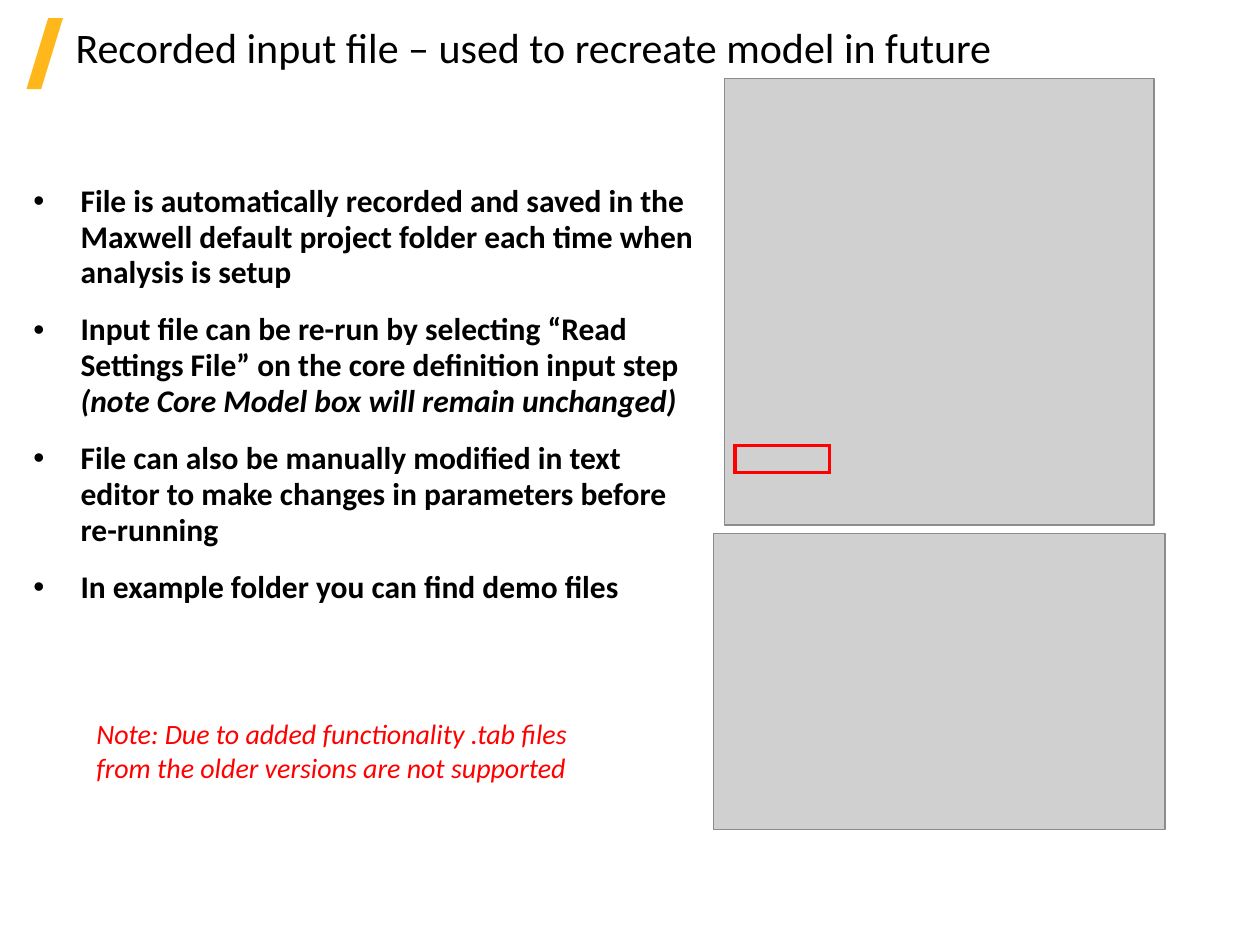
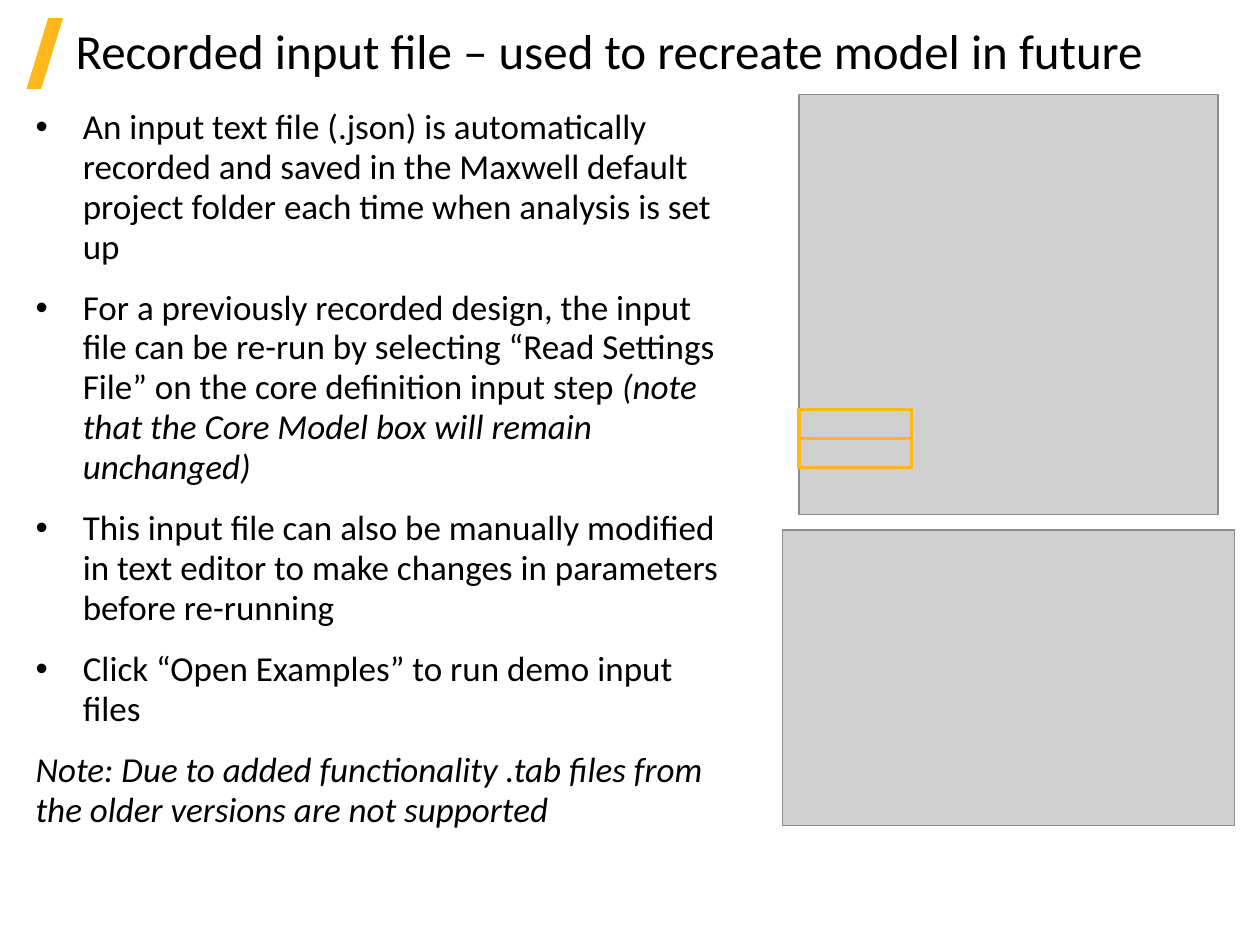
Before and after one commit to beliaev-maksim/ansys-electronic-transformer, a slide deck: slide 8 of help_source(internal)/ETK_2021R1.pptx (slide 10 before the commit). Drawn at 1260x945 pixels with LibreOffice and Linux fonts; fonts in the diff are those of the drawing; grey boxes stand for pictures; background and template pictures are left out. Boxes give left, top, right and bottom in pixels: in the first picture for what was removed or moved away, otherwise in the second. Text is boxed around its words. In the diff, an @@ line names an element or a change of style, - is before the commit and + after.

```diff
--- a/help_source(internal)/ETK_2021R1.pptx
+++ b/help_source(internal)/ETK_2021R1.pptx
@@ title "Recorded input file – used ..." at bbox=[76, 35, 1143, 77]: size 24 to 28 pt @@
@@ text at bbox=[36, 113, 718, 828]: text changed; size 18 to 20 pt; bold off @@
-• File is automatically recorded and saved in the Maxwell default project folder each time when analysis is setup
-• Input file can be re-run by selecting “Read Settings File” on the core definition input step (note Core Model box will remain unchanged)
-• File can also be manually modified in text editor to make changes in parameters before re-running
-• In example folder you can find demo files
+• An input text file (.json) is automatically recorded and saved in the Maxwell default project folder each time when analysis is set up
+• For a previously recorded design, the input file can be re-run by selecting “Read Settings File” on the core definition input step (note that the Core Model box will remain unchanged)
+• This input file can also be manually modified in text editor to make changes in parameters before re-running
+• Click “Open Examples” to run demo input files
+Note: Due to added functionality .tab files from the older versions are not supported
@@ picture: place and size @@
-picture at bbox=[724, 78, 1154, 524]
+picture at bbox=[799, 94, 1218, 514]
@@ rectangle added at bbox=[799, 410, 911, 438], outline #FFB71B 2 pt @@
@@ rectangle: place and size @@
-rectangle at bbox=[735, 446, 829, 472]
+rectangle at bbox=[799, 438, 911, 467]
@@ rectangle at bbox=[799, 438, 911, 467]: outline #FF0000 2 pt to #FFB71B 2 pt @@
@@ picture: place and size @@
-picture at bbox=[713, 534, 1164, 830]
+picture at bbox=[782, 530, 1234, 827]
@@ text removed at bbox=[96, 724, 566, 783] @@
-Note: Due to added functionality .tab files from the older versions are not supported
```
Also in this commit, not shown: 18 other slides changed, 1 slide added, 2 slides removed, 8 other files.
